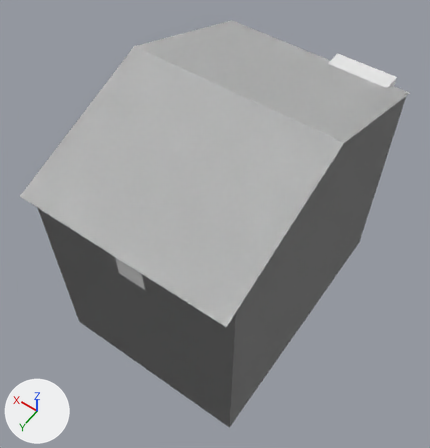
Renders of the glTF model assets/models/buildings/res_old/bld_res_old_b.glb from each side of a commit.
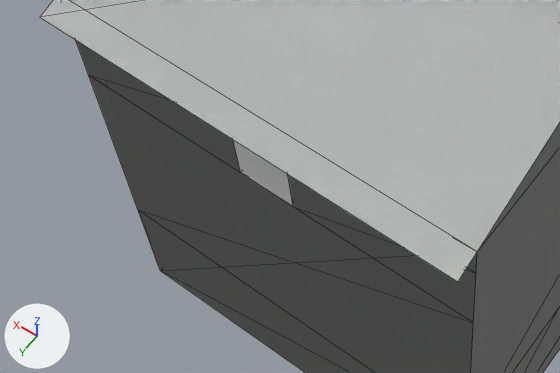
There are two pictures of each version: one whole from a camera (50 mm lens) standing at (-8.24, 12.42, 20.74) and looking at (0.08, 0.77, 2.44), one close up on the part from 0% to 64% of the width and 42% to 83% of the height. The lights are fixed; the arrows at lower left show +X, +Y and +Z. The first two pictures are the older version. The close-ups show mesh edges as thin lines. Objects named as collision shapes, trigger or cutter boxes, shadow casters or lower levels of detail are left out. Vertices at exactly the same position are counted once.

Objects in the first close-up: 'bld_res_old_b_LOD0', 'bld_res_old_b_PROXY'.
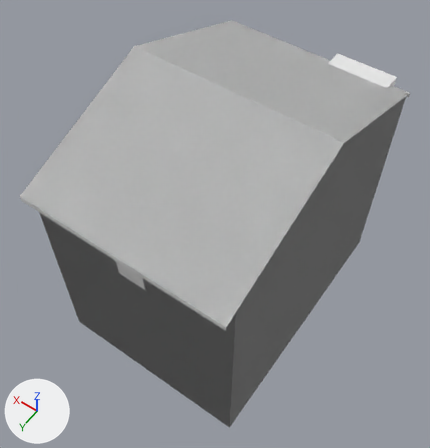
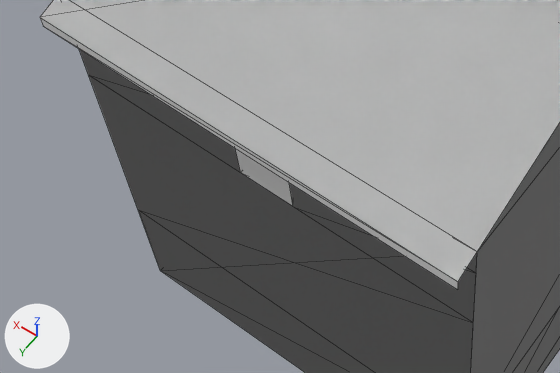
Location of each change, [x1, y1, x2, y2] in pixels of the close-ups (560 x 373 px):
part 1 of me_bld_res_old_b_lod0, added
    after: [40, 18, 458, 290]

What changed in the scene script:
```text
Change me_bld_res_old_b_lod0:
    used by ob_bld_res_old_b_lod0; location = (0.0, 0.0, 0.0)
    verts and faces of me_bld_res_old_b_lod0; kept vertices keep their numbers, new ones are numbered from 84
    before: 58 (-4.0, -5.95, 6.34), 59 (4.0, -5.95, 6.34), 62 (4.0, 5.95, 6.34) at pixel (39, 17), 63 (-4.0, 5.95, 6.34) at pixel (457, 281)
    remove me_bld_res_old_b_lod0.from_pydata(...)  # 84 vertices, 112 faces; spans x -4.0..4.0, y -6.3..5.95, z -2.5..8.5
    add me_bld_res_old_b_lod0.from_pydata(...)  # 88 vertices, 116 faces; spans x -4.0..4.0, y -6.3..5.95, z -2.5..8.5
    me_bld_res_old_b_lod0 part 1
    add for new, old in zip([*range(84, 88)], [58, 59, 62, 63]): verts[new] = verts[old] + (0.0, 0.0, -0.22)
    add faces += [(59, 84, 85), (58, 84, 59), (63, 86, 87), (62, 86, 63)]
```
